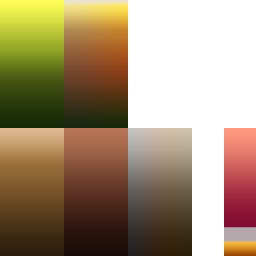
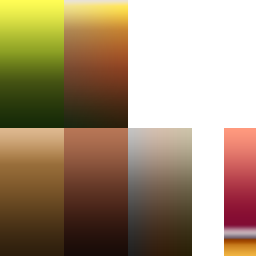
Before/after of a 256px x 256px layered artwork. What changed in the layer stack:
painted on "Verlaufsfüllung 1 Kopie 4" over [224, 162, 256, 256]
added group "reddish greens" (1st of 2) with 3 layers above "Greens" over [75, 10, 128, 128]
added layer "reddish greens Kopie 2" (color, 46%) in group "reddish greens" over [75, 10, 128, 128]
moved "reddish greens Kopie" into group "reddish greens" over [75, 10, 128, 128]
moved "reddish greens" (2nd of 2, in "reddish greens") into group "reddish greens" over [75, 10, 128, 128]
